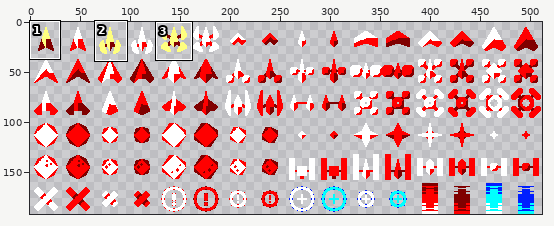
Sprite sheet: assets/visuals/simpleSpace_tiles.png. The picture above shows the old version from afar; the outline marks the close-up.
Close-up. Earlier state:
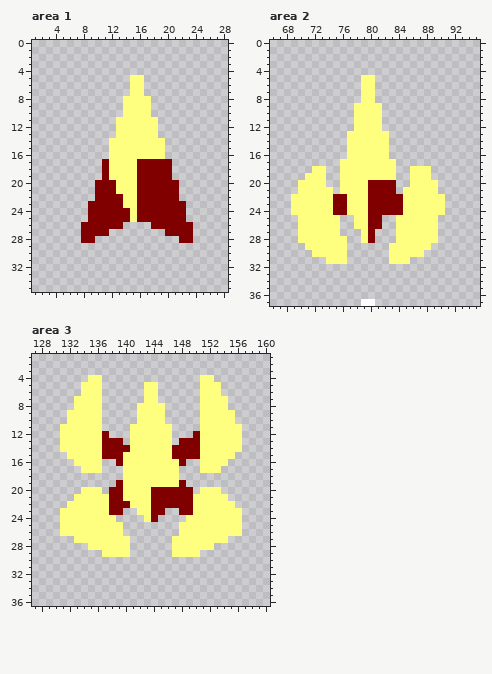
The file is 512x192 pixels. Shown: area 1: x 1..28, y 0..35; area 2: x 66..95, y 0..37; area 3: x 127..160, y 1..36.
New version:
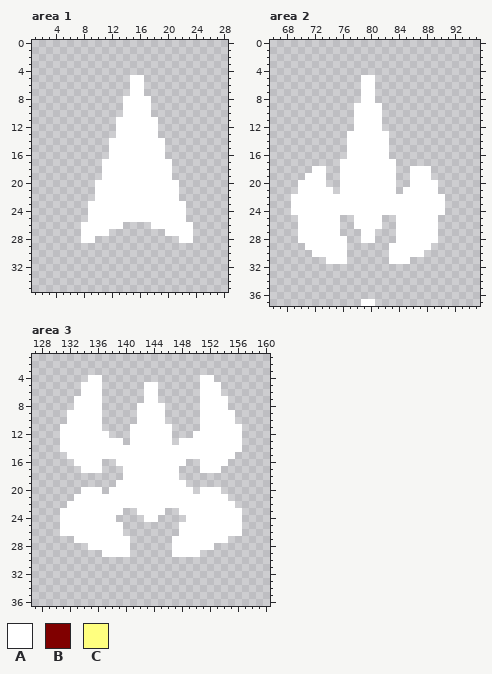
Palette (. is transparent): A #ffffff  B #800000  C #ffff7f
From old to new:
Changed rows in their new state; - is an unchanged pixel.
Area 1:
first column x 8:
 5 -------AA-------
 6 -------AA-------
 7 -------AA-------
 8 ------AAAA------
 9 ------AAAA------
10 ------AAAA------
11 -----AAAAAA-----
12 -----AAAAAA-----
13 -----AAAAAA-----
14 ----AAAAAAAA----
15 ----AAAAAAAA----
16 ----AAAAAAAA----
17 ---AAAAAAAAAA---
18 ---AAAAAAAAAA---
19 ---AAAAAAAAAA---
20 --AAAAAAAAAAAA--
21 --AAAAAAAAAAAA--
22 --AAAAAAAAAAAA--
23 -AAAAAAAAAAAAAA-
24 -AAAAAAAAAAAAAA-
25 -AAAAAAAAAAAAAA-
26 AAAAAA----AAAAAA
27 AAAA--------AAAA
28 AA------------AA
Area 2:
first column x 69:
 5 ----------AA----------
 6 ----------AA----------
 7 ----------AA----------
 8 ----------AA----------
 9 ---------AAAA---------
10 ---------AAAA---------
11 ---------AAAA---------
12 ---------AAAA---------
13 --------AAAAAA--------
14 --------AAAAAA--------
15 --------AAAAAA--------
16 --------AAAAAA--------
17 -------AAAAAAAA-------
18 ---AA--AAAAAAAA--AAA--
19 --AAA--AAAAAAAA--AAA--
20 -AAAA--AAAAAAAA--AAAA-
21 -AAAAA-AAAAAAAA-AAAAA-
22 AAAAAAAAAAAAAAAAAAAAAA
23 AAAAAAAAAAAAAAAAAAAAAA
24 AAAAAAAAAAAAAAAAAAAAAA
25 -AAAAAA--AAAA--AAAAAA-
26 -AAAAAA--AAAA--AAAAAA-
27 -AAAAAA---AA---AAAAAA-
28 -AAAAAAA--AA---AAAAAA-
29 --AAAAAA------AAAAAA--
30 ---AAAAA------AAAAA---
31 -----AAA------AAA-----
Area 3:
first column x 131:
 4 ----AA--------------AA----
 5 ---AAA------AA------AAA---
 6 ---AAA------AA------AAA---
 7 --AAAA------AA------AAAA--
 8 --AAAA-----AAAA-----AAAA--
 9 -AAAAA-----AAAA-----AAAAA-
10 -AAAAA-----AAAA-----AAAAA-
11 AAAAAA----AAAAAA----AAAAAA
12 AAAAAAA---AAAAAA---AAAAAAA
13 AAAAAAAAA-AAAAAA-AAAAAAAAA
14 AAAAAAAAAAAAAAAAAAAAAAAAAA
15 -AAAAAAAAAAAAAAAAAAAAAAAA-
16 --AAAA--AAAAAAAAAA--AAAA--
17 ---AAA---AAAAAAAA---AAA---
18 ---------AAAAAAAA---------
19 --------AAAAAAAAAA--------
20 ---AAA-AAAAAAAAAAAA-AAA---
21 --AAAAAAAAAAAAAAAAAAAAAA--
22 -AAAAAAAAAAAAAAAAAAAAAAAA-
23 AAAAAAAAA--AAAA--AAAAAAAAA
24 AAAAAAAA----AA----AAAAAAAA
25 AAAAAAAAA--------AAAAAAAAA
26 AAAAAAAAA--------AAAAAAAAA
27 --AAAAAAAA------AAAAAAAA--
28 ----AAAAAA------AAAAAA----
29 ------AAAA------AAAA------
Where, in picture pixels (left, top, right, bottom), the same in both close-ups:
changed: (81, 75, 193, 243)
changed: (291, 75, 445, 264)
changed: (60, 375, 242, 557)
